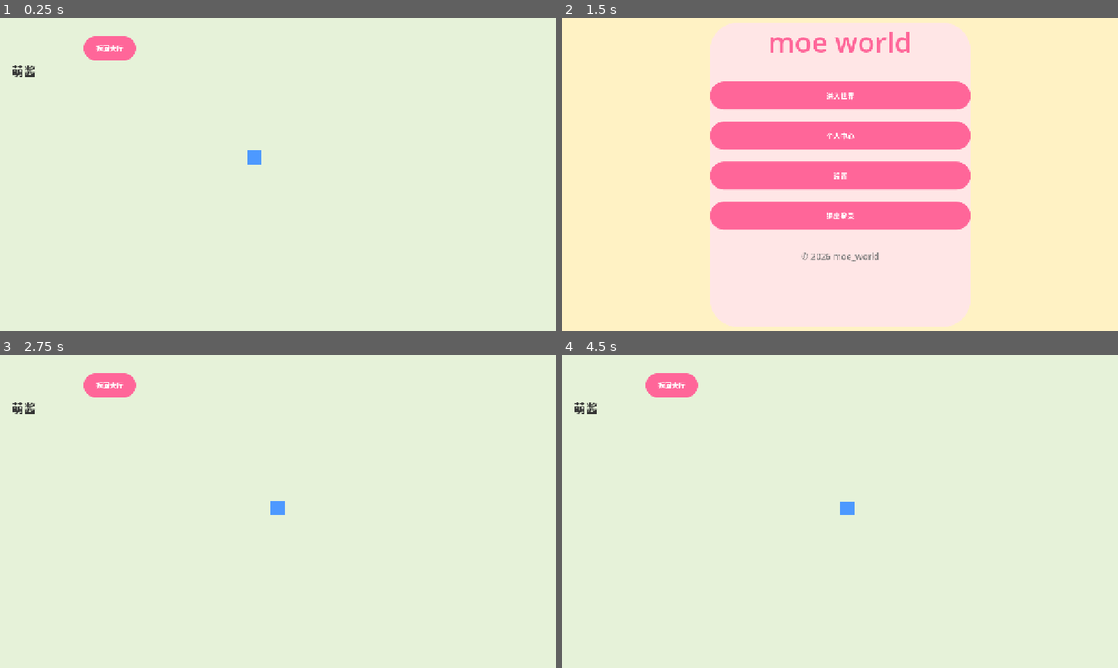
Above: before the commit, frames 1-4 (two rows, left to right).
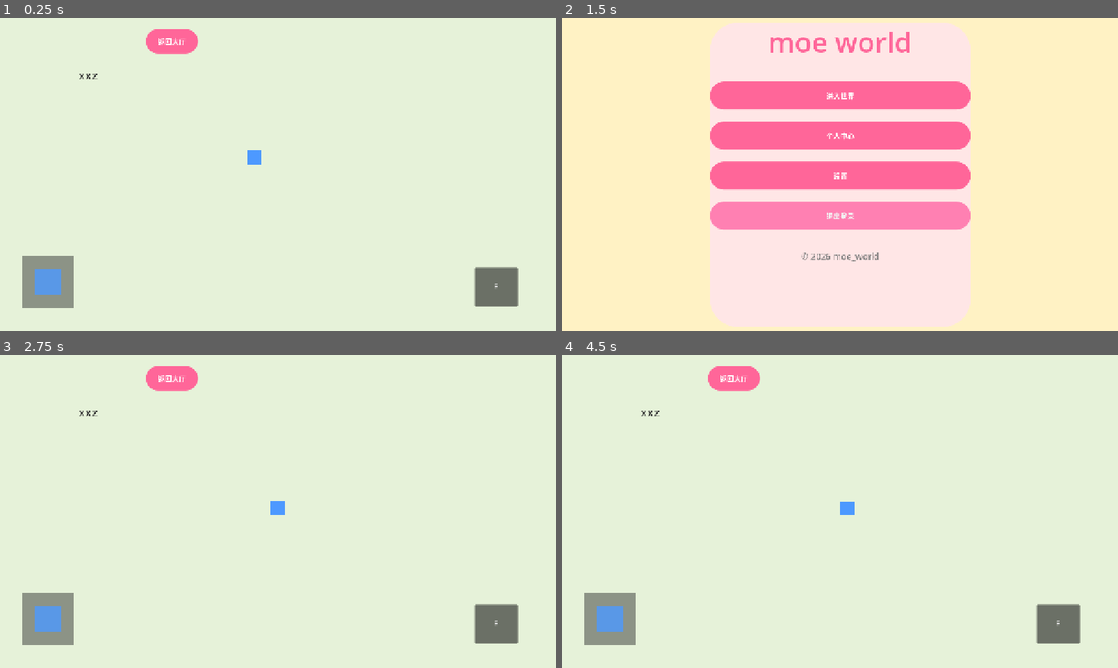
Above: after the commit, the same moments.

Repository: xuxinzhi007/moe_world
Game: Godot game, scene res://Scenes/WorldScene.tscn
The game is run twice, just before and just after one commit, with the same random seed, the same clock (stepped at 60 frames per second) and the same inputs. This scene is started directly instead of the project's main scene.
Inputs (mouse positions are in pixels of both pictures, inside the frame that each line leads up to):
- Up to frame 1 (0.25 s): no input
- Up to frame 2 (1.5 s): click (1056, 287) at 0.5 s, where only the run after the commit has a clickable "E"; click "返回大厅" at 1.25 s
- Up to frame 3 (2.75 s): click "进入世界" at 2 s
- Up to frame 4 (4.5 s): move the mouse to (962, 495) at 2.77 s; hold D (move_right) 2.78-3.5 s; tap E (interact) at 2.85, 4.35 s; click (962, 495) at 2.92 s; tap Enter at 3.5 s; drag from (728, 527) to (812, 574) at 3.52 s; tap Space at 4.25 s; move the mouse to (895, 442) at 4.27 s; hold D (move_right) from 4.28 s (still down); click (895, 442) at 4.42 s

The runs differ from the first frame. In frame 1, 4.0% of the frame differs, in the area x 2-94%, y 3-93%; in frame 2, 3.9%; in frame 3, 4.0%; in frame 4, 4.0%.

Commit message:
feat(移动控制): 添加移动端虚拟摇杆控制功能
- 实现移动端虚拟摇杆输入系统
- 修改玩家控制器支持移动端输入
- 添加移动控制UI界面
- 支持触摸和鼠标两种输入方式
- 加载玩家数据并显示昵称

Diff:
--- a/Scenes/WorldScene.tscn
+++ b/Scenes/WorldScene.tscn
@@ -1,7 +1,8 @@
-[gd_scene load_steps=3 format=3 uid="uid://worldscene"]
+[gd_scene load_steps=4 format=3 uid="uid://worldscene"]
 
 [ext_resource type="Script" uid="uid://sp25v6etrg1i" path="res://Scripts/world_scene.gd" id="1_world"]
 [ext_resource type="Script" uid="uid://tvurlgvd2655" path="res://Scripts/player.gd" id="2_player"]
+[ext_resource type="Script" uid="uid://bgw1iek5hgq23" path="res://Scripts/mobile_controls.gd" id="3_mobile"]
 
 [node name="WorldScene" type="Node2D"]
 script = ExtResource("1_world")
@@ -12,6 +13,7 @@
 offset_right = 2000.0
 offset_bottom = 2000.0
 color = Color(0.9, 0.95, 0.85, 1)
+metadata/_edit_lock_ = true
 
 [node name="Player" type="CharacterBody2D" parent="."]
 script = ExtResource("2_player")
@@ -28,19 +30,16 @@
 anchor_top = 1.0
 anchor_right = 1.0
 anchor_bottom = 1.0
-offset_left = -468.0
-offset_top = -699.0
-offset_right = -488.0
-offset_bottom = -639.0
+offset_bottom = 80.0
 grow_horizontal = 2
 grow_vertical = 0
 
 [node name="BackBtn" type="Button" parent="UI/TopBar"]
 layout_mode = 1
-offset_left = 20.0
-offset_top = 20.0
-offset_right = 140.0
-offset_bottom = 70.0
+offset_left = -305.0
+offset_top = -695.0
+offset_right = -185.0
+offset_bottom = -645.0
 text = "返回大厅"
 
 [node name="PlayerInfoArea" type="Control" parent="UI/TopBar"]
@@ -53,6 +52,7 @@
 offset_top = 20.0
 offset_right = -20.0
 offset_bottom = 70.0
+grow_horizontal = 0
 grow_vertical = 0
 
 [node name="AvatarFrame" type="PanelContainer" parent="UI/TopBar/PlayerInfoArea"]
@@ -63,6 +63,7 @@
 anchor_bottom = 1.0
 offset_left = 230.0
 offset_right = -20.0
+grow_horizontal = 0
 grow_vertical = 0
 
 [node name="AvatarColor" type="ColorRect" parent="UI/TopBar/PlayerInfoArea/AvatarFrame"]
@@ -74,12 +75,37 @@
 anchors_preset = 4
 anchor_top = 0.5
 anchor_bottom = 0.5
-offset_left = 20.0
-offset_top = -15.0
-offset_right = 210.0
-offset_bottom = 15.0
-grow_horizontal = 2
-grow_vertical = 0
+offset_left = -305.0
+offset_top = -730.0
+offset_right = -115.0
+offset_bottom = -700.0
+grow_vertical = 2
 text = "萌酱"
 horizontal_alignment = 2
 vertical_alignment = 1
+
+[node name="MobileControls" type="CanvasLayer" parent="UI"]
+layer = 20
+script = ExtResource("3_mobile")
+
+[node name="JoystickBackground" type="ColorRect" parent="UI/MobileControls"]
+offset_left = 50.0
+offset_top = 546.0
+offset_right = 170.0
+offset_bottom = 666.0
+color = Color(0.2, 0.2, 0.2, 0.5)
+
+[node name="JoystickHandle" type="ColorRect" parent="UI/MobileControls/JoystickBackground"]
+layout_mode = 0
+offset_left = 30.0
+offset_top = 30.0
+offset_right = 90.0
+offset_bottom = 90.0
+color = Color(0.3, 0.6, 1, 0.8)
+
+[node name="InteractButton" type="Button" parent="UI/MobileControls"]
+offset_left = 1092.0
+offset_top = 573.0
+offset_right = 1192.0
+offset_bottom = 663.0
+text = "E"
--- a/Scripts/mobile_controls.gd
+++ b/Scripts/mobile_controls.gd
@@ -3,33 +3,63 @@
 signal move_input(direction: Vector2)
 signal interact_pressed()
 
-@onready var joystick_background: TextureRect = $JoystickBackground
-@onready var joystick_handle: TextureRect = $JoystickBackground/JoystickHandle
+@onready var joystick_background: ColorRect = $JoystickBackground
+@onready var joystick_handle: ColorRect = $JoystickBackground/JoystickHandle
 @onready var interact_button: Button = $InteractButton
 
 var joystick_center: Vector2 = Vector2(60, 60)
 var joystick_radius: float = 50.0
 var is_dragging: bool = false
 var current_input: Vector2 = Vector2.ZERO
+var active_touch_id: int = -1
 
 func _ready() -> void:
+	print("🎮 移动端控制初始化...")
+	joystick_background.mouse_filter = Control.MOUSE_FILTER_STOP
 	joystick_background.gui_input.connect(_on_joystick_gui_input)
 	interact_button.pressed.connect(interact_pressed.emit)
+	print("✅ 移动端控制初始化完成！")
 
 func _on_joystick_gui_input(event: InputEvent) -> void:
 	if event is InputEventMouseButton:
+		if event.button_index == MOUSE_BUTTON_LEFT:
+			if event.pressed:
+				var local_pos = joystick_background.get_local_mouse_position()
+				if local_pos.distance_to(joystick_center) <= joystick_radius * 2:
+					is_dragging = true
+					print("🖱️ 开始拖动摇杆 (鼠标)")
+					_update_joystick(local_pos)
+			else:
+				if is_dragging and active_touch_id == -1:
+					is_dragging = false
+					print("🖱️ 结束拖动摇杆 (鼠标)")
+					_reset_joystick()
+
+	elif event is InputEventMouseMotion and is_dragging and active_touch_id == -1:
+		var local_pos = joystick_background.get_local_mouse_position()
+		_update_joystick(local_pos)
+
+	elif event is InputEventScreenTouch:
 		if event.pressed:
-			is_dragging = true
-			_update_joystick(event.position)
+			var local_pos = joystick_background.get_local_mouse_position()
+			if local_pos.distance_to(joystick_center) <= joystick_radius * 2:
+				is_dragging = true
+				active_touch_id = event.index
+				print("👆 开始拖动摇杆 (触摸)")
+				_update_joystick(local_pos)
 		else:
-			is_dragging = false
-			_reset_joystick()
+			if event.index == active_touch_id:
+				is_dragging = false
+				active_touch_id = -1
+				print("👆 结束拖动摇杆 (触摸)")
+				_reset_joystick()
 
-	elif event is InputEventMouseMotion and is_dragging:
-		_update_joystick(event.position)
+	elif event is InputEventScreenDrag and is_dragging and event.index == active_touch_id:
+		var local_pos = joystick_background.get_local_mouse_position()
+		_update_joystick(local_pos)
 
-func _update_joystick(position: Vector2) -> void:
-	var direction = position - joystick_center
+func _update_joystick(local_pos: Vector2) -> void:
+	var direction = local_pos - joystick_center
 	var distance = direction.length()
 
 	if distance > 0:
@@ -41,6 +71,7 @@
 
 		var new_pos = joystick_center + direction * distance
 		joystick_handle.position = new_pos - joystick_handle.size / 2
+		print("🎮 摇杆方向: ", current_input)
 	else:
 		current_input = Vector2.ZERO
 		_reset_joystick()
@@ -51,6 +82,7 @@
 	joystick_handle.position = joystick_center - joystick_handle.size / 2
 	current_input = Vector2.ZERO
 	move_input.emit(Vector2.ZERO)
+	print("🎮 摇杆复位")
 
 func get_input_direction() -> Vector2:
 	return current_input
--- a/Scripts/player.gd
+++ b/Scripts/player.gd
@@ -6,6 +6,9 @@
 var is_in_dialog: bool = false
 var nearby_npcs: Array = []
 var dialog_system: Node
+
+var mobile_input_dir: Vector2 = Vector2.ZERO
+var use_mobile_controls: bool = false
 
 func _ready() -> void:
 	print("🎮 玩家节点初始化中...")
@@ -34,14 +37,22 @@
 	collision_shape.shape = rect_shape
 	add_child(collision_shape)
 
+func set_mobile_input(direction: Vector2) -> void:
+	mobile_input_dir = direction
+	use_mobile_controls = true
+
 func _physics_process(delta: float) -> void:
 	if is_in_dialog:
 		velocity = Vector2.ZERO
 		return
 
 	var input_dir = Vector2.ZERO
-	input_dir.x = Input.get_action_strength("move_right") - Input.get_action_strength("move_left")
-	input_dir.y = Input.get_action_strength("move_down") - Input.get_action_strength("move_up")
+
+	if use_mobile_controls:
+		input_dir = mobile_input_dir
+	else:
+		input_dir.x = Input.get_action_strength("move_right") - Input.get_action_strength("move_left")
+		input_dir.y = Input.get_action_strength("move_down") - Input.get_action_strength("move_up")
 
 	if input_dir != Vector2.ZERO:
 		input_dir = input_dir.normalized()
--- a/Scripts/world_scene.gd
+++ b/Scripts/world_scene.gd
@@ -5,6 +5,7 @@
 @onready var back_btn: Button = $UI/TopBar/BackBtn
 @onready var nickname_label: Label = $UI/TopBar/PlayerInfoArea/NicknameLabel
 @onready var top_bar: Control = $UI/TopBar
+@onready var mobile_controls = $UI/MobileControls
 
 @export var move_speed: float = 320.0
 @export var follow_speed: float = 0.15
@@ -12,6 +13,19 @@
 func _ready() -> void:
 	_apply_theme_to_ui()
 	back_btn.pressed.connect(_on_back_clicked)
+	mobile_controls.move_input.connect(_on_mobile_move_input)
+	_load_user_data()
+
+func _load_user_data() -> void:
+	if ProjectSettings.has_setting("moe_world/current_user"):
+		var user_data = ProjectSettings.get_setting("moe_world/current_user")
+		var username = user_data.get("username", "萌酱")
+		nickname_label.text = username
+		print("👤 玩家信息加载: ", username)
+
+func _on_mobile_move_input(direction: Vector2) -> void:
+	if is_instance_valid(player):
+		player.set_mobile_input(direction)
 
 func _apply_theme_to_ui() -> void:
 	var theme_obj = Theme.new()
